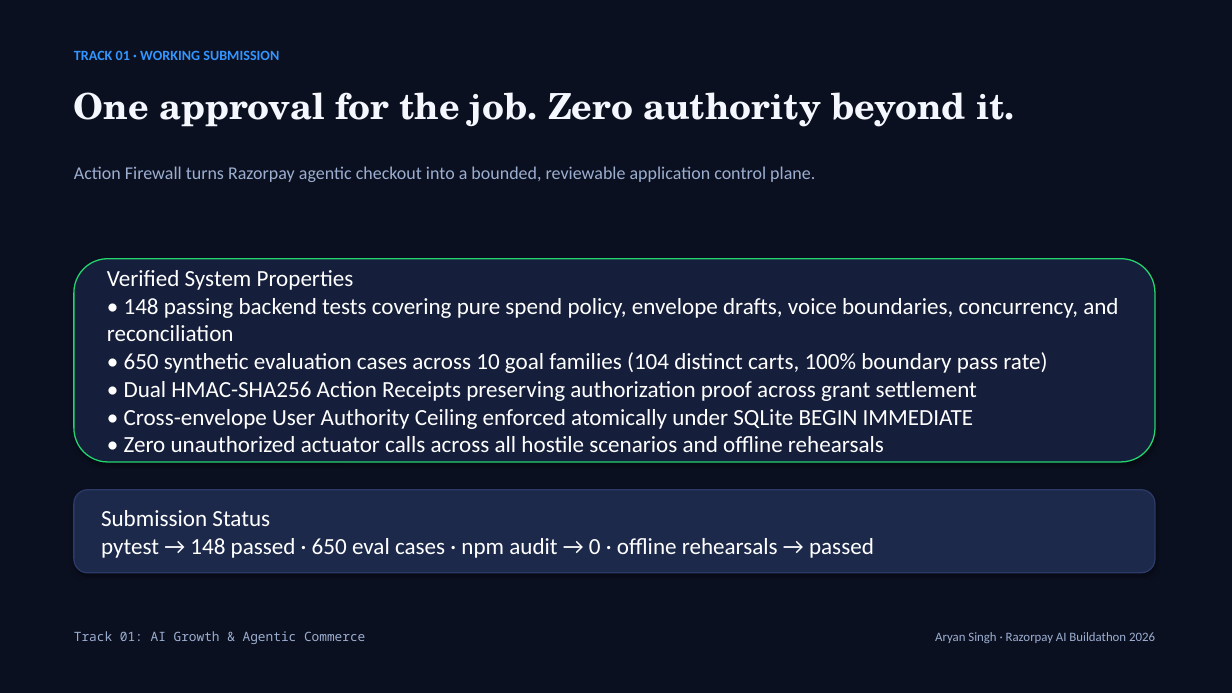
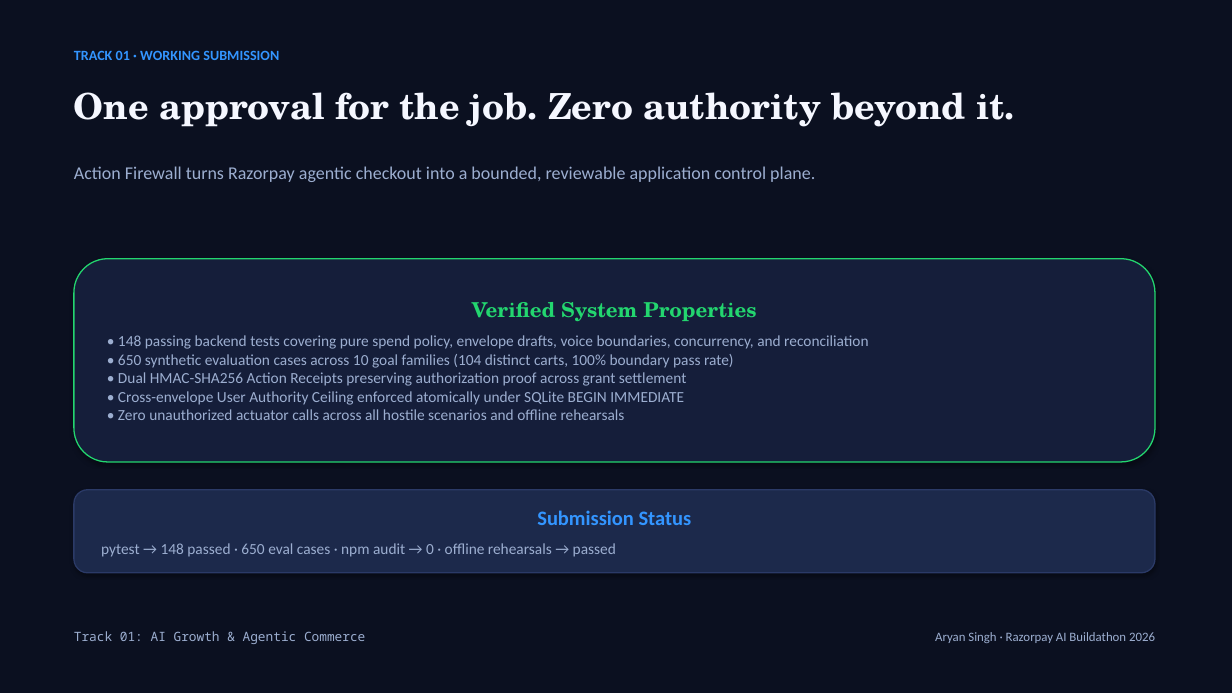
Before and after one commit to its-aryansingh/action-firewall, a slide deck: slide 10 of docs/Razorpay_Buildathon_Action_Firewall_Deck.pptx. Drawn at 1232x693 pixels with LibreOffice and Linux fonts; fonts in the diff are those of the drawing. Boxes give left, top, right and bottom in pixels: in the first picture for what was removed or moved away, otherwise in the second. Text is boxed around its words. In the diff, an @@ line names an element or a change of style, - is before the commit and + after.

Commit message:
docs: align pitch deck pptx test count with verified test suite

```diff
--- a/docs/Razorpay_Buildathon_Action_Firewall_Deck.pptx
+++ b/docs/Razorpay_Buildathon_Action_Firewall_Deck.pptx
@@ rounded rectangle "Verified System Properties" at [74, 259, 1155, 462]: size 18 to 16 pt, font Calibri to TeX Gyre Schola, text colour #FFFFFF to #23D66F, bold on in "Verified System Properties"; size 18 to 12 pt, text colour #FFFFFF to #9CAED0; alignment left to centre; more space between paragraphs @@
@@ rounded rectangle "Submission Status" at [74, 490, 1155, 573]: size 18 to 16 pt, text colour #FFFFFF to #3395FF, bold on in "Submission Status"; size 18 to 12 pt, text colour #FFFFFF to #9CAED0 in "pytest → 148 passed · 650 eval ..."; alignment left to centre; more space between paragraphs @@
```
Also in this commit, not shown: 2 other slides changed, 1 other file.
